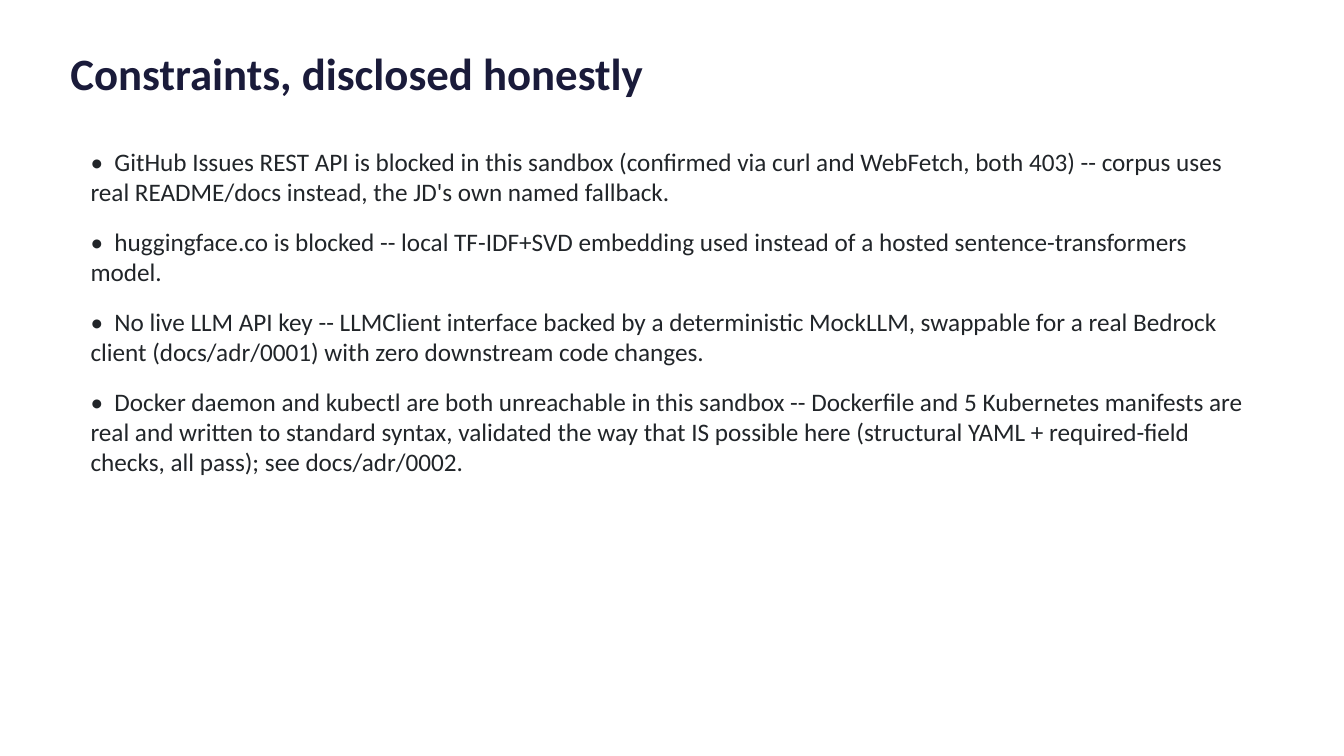
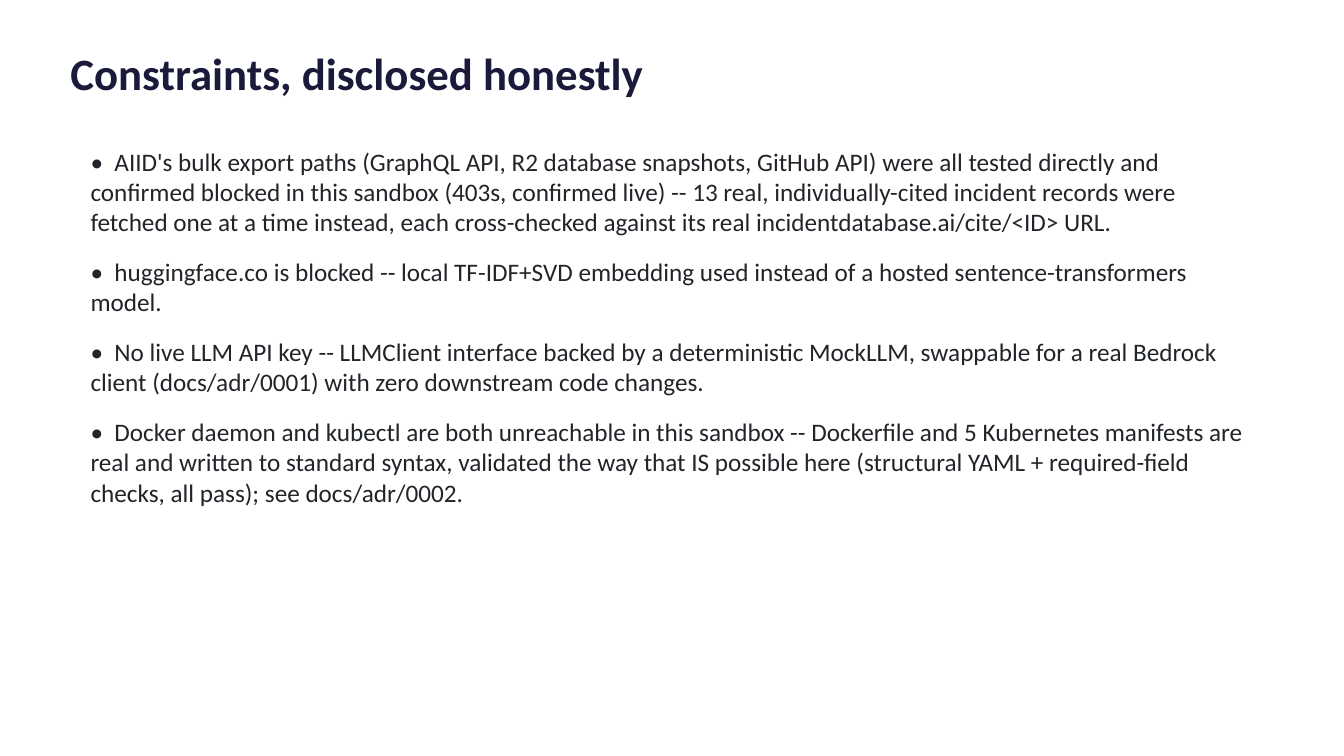
Before and after one commit to Midasyannkc/Sprintforge, a slide deck: slide 9 of docs/SprintForge_Executive_Summary.pptx. Drawn at 1344x756 pixels with LibreOffice and Linux fonts; fonts in the diff are those of the drawing. Boxes give left, top, right and bottom in pixels: in the first picture for what was removed or moved away, otherwise in the second. Text is boxed around its words. In the diff, an @@ line names an element or a change of style, - is before the commit and + after.

```diff
--- a/docs/SprintForge_Executive_Summary.pptx
+++ b/docs/SprintForge_Executive_Summary.pptx
@@ text at <box>91,152,1175,236</box>: text changed @@
-• GitHub Issues REST API is blocked in this sandbox (confirmed via curl and WebFetch, both 403) -- corpus uses real README/docs instead, the JD's own named fallback.
+• AIID's bulk export paths (GraphQL API, R2 database snapshots, GitHub API) were all tested directly and confirmed blocked in this sandbox (403s, confirmed live) -- 13 real, individually-cited incident records were fetched one at a time instead, each cross-checked against its real incidentdatabase.ai/cite/<ID> URL.
```
Also in this commit, not shown: 5 other slides changed, 2 other files.
